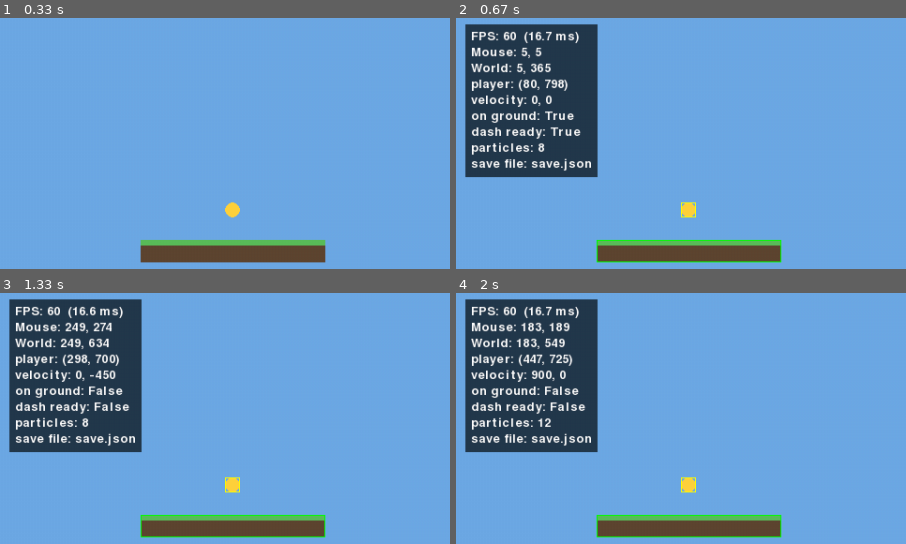
Above: before the commit, frames 1-4 (two rows, left to right).
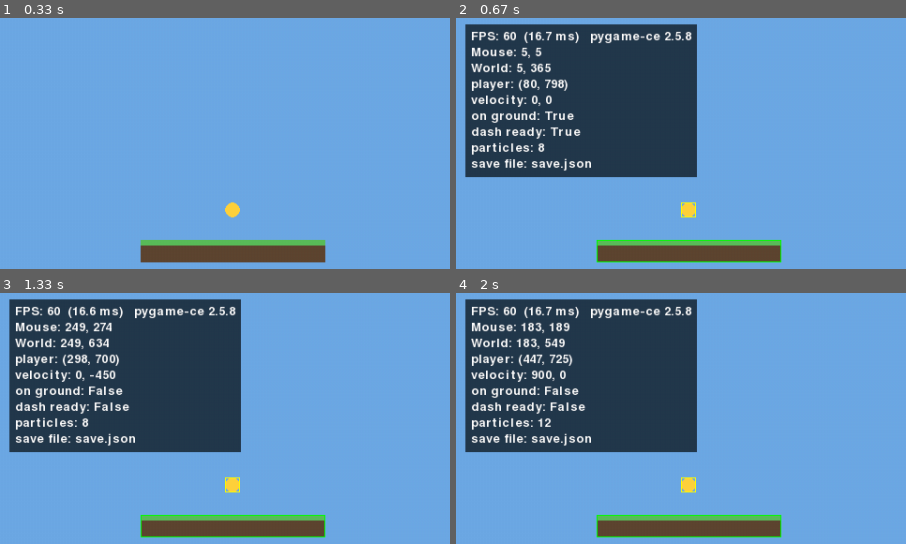
Above: after the commit, the same moments.

Repository: ethandadev/pygame-essentials
Game: pygame game, started from examples/platformer_demo.py
Same seed, same stepped clock (60 frames per second), same inputs: the game is played once before the commit and once after it.
Inputs (mouse positions are % of the whole screen's width and height, from its top left):
- Up to frame 1 (0.33 s): no input
- Up to frame 2 (0.67 s): tap F3 at 0.33 s
- Up to frame 3 (1.33 s): hold Right 0.67-1.13 s; move the mouse to (82, 47) at 0.7 s; tap Shift at 0.73, 1.03, 1.23 s; tap Right Shift at 0.82 s; hold Up from 1.17 s (still down); move the mouse to (26, 50) at 1.2 s
- Up to frame 4 (2 s): release Up at 1.47 s; hold Right 1.5-1.97 s; move the mouse to (19, 35) at 1.53 s; tap Shift at 1.57, 1.87 s
The pictures show only the part of the screen within x 0-50%, y 0-50%; the shares and areas given below are measured in that part.

Frame 1 is identical in both runs. In frame 2, 14% of the frame differs, in the area x 30-54%, y 2-64%; in frame 3, 14%; in frame 4, 14%.

Commit message:
Support pygame-ce by default and detect pygame clashes (0.2.0)
- Depend on pygame-ce>=2.4 instead of classic pygame; classic pygame 2.5+
  still works with --no-deps and is tested in CI
- Warn at import when both pygame and pygame-ce are installed, with the
  commands to fix it; clear ImportError when neither is installed
- Round decimal positions/sizes (Vector2, FRect) instead of truncating
- DebugOverlay shows which pygame is running
- Python 3.14 support; CI covers pygame-ce on 3.9-3.14 plus classic
  pygame 2.6.1, oldest classic pygame and oldest pygame-ce
- README: install notes, classic pygame usage, clash troubleshooting

Co-Authored-By: Claude Opus 5 <noreply@anthropic.com>

Diff:
--- a/pyproject.toml
+++ b/pyproject.toml
@@ -11,8 +11,8 @@
 license-files = ["LICENSE"]
 authors = [{ name = "ethandadev" }]
 requires-python = ">=3.9"
-dependencies = ["pygame>=2.5"]
-keywords = ["pygame", "game", "gamedev", "ui", "widgets", "gui", "camera", "particles", "animation", "spritesheet"]
+dependencies = ["pygame-ce>=2.4"]  # classic pygame 2.5+ also works: see the README
+keywords = ["pygame", "pygame-ce", "game", "gamedev", "ui", "widgets", "gui", "camera", "particles", "animation", "spritesheet"]
 classifiers = [
     "Development Status :: 4 - Beta",
     "Intended Audience :: Developers",
@@ -25,6 +25,7 @@
     "Programming Language :: Python :: 3.11",
     "Programming Language :: Python :: 3.12",
     "Programming Language :: Python :: 3.13",
+    "Programming Language :: Python :: 3.14",
     "Topic :: Games/Entertainment",
     "Topic :: Software Development :: Libraries :: pygame",
     "Typing :: Typed",
--- a/src/pygame_essentials/__init__.py
+++ b/src/pygame_essentials/__init__.py
@@ -8,9 +8,15 @@
 
 Hover over any class in your editor, or run ``help(pk.Button)``, to see how
 to use it with examples.
+
+Works with **pygame-ce** (installed by default) and classic **pygame**.
 """
 
-from .ui import (
+from ._compat import check_pygame
+
+check_pygame()  # clear errors/warnings for a missing or doubled-up pygame install
+
+from .ui import (  # noqa: E402
     Button, Checkbox, Dropdown, Label, ProgressBar, Slider, TextInput, Toggle,
     Widget, resolve_font,
 )
@@ -21,7 +27,7 @@
 from .save import SaveData, default_save_folder
 from .timing import Cooldown, Timer
 
-__version__ = "0.1.0"
+__version__ = "0.2.0"
 
 __all__ = [
     # UI
--- /dev/null
+++ b/src/pygame_essentials/_compat.py
@@ -0,0 +1,68 @@
+"""Works out which pygame is installed, so problems give a helpful message instead of a confusing crash.
+
+pygame-essentials works with both **pygame-ce** (recommended, installed by
+default) and classic **pygame**. The two can't be installed at the same time:
+both put their files in the same ``pygame`` folder, so having both leads to
+missing features and strange crashes. Importing pygame-essentials checks for
+that and warns you with the exact commands to fix it.
+"""
+
+from __future__ import annotations
+
+import warnings
+from typing import Optional
+
+try:
+    from importlib import metadata as _metadata
+except ImportError:  # pragma: no cover - Python < 3.8
+    _metadata = None  # type: ignore[assignment]
+
+FIX_COMMANDS = "pip uninstall -y pygame pygame-ce\n    pip install pygame-ce"
+
+
+def installed_version(distribution: str) -> Optional[str]:
+    """The installed version of a pip package, or ``None`` if it isn't installed."""
+    if _metadata is None:
+        return None
+    try:
+        return _metadata.version(distribution)
+    except _metadata.PackageNotFoundError:
+        return None
+
+
+def check_pygame():
+    """Import pygame, raising or warning with a clear explanation if the install is broken.
+
+    Returns:
+        The imported ``pygame`` module.
+
+    Raises:
+        ImportError: If neither pygame-ce nor pygame is installed.
+    """
+    try:
+        import pygame
+    except ImportError as exc:
+        raise ImportError(
+            "pygame-essentials needs pygame-ce (or classic pygame), but neither is installed.\n"
+            "Install it with:\n    pip install pygame-ce"
+        ) from exc
+
+    ce_version = installed_version("pygame-ce")
+    classic_version = installed_version("pygame")
+    if ce_version and classic_version:
+        warnings.warn(
+            f"Both pygame-ce {ce_version} and pygame {classic_version} are installed. They share the "
+            "same 'pygame' folder, which causes missing features and strange crashes. "
+            f"Keep just one. To use pygame-ce (recommended), run:\n    {FIX_COMMANDS}",
+            RuntimeWarning,
+            stacklevel=2,
+        )
+    return pygame
+
+
+def pygame_description() -> str:
+    """A short description of the running pygame, like ``"pygame-ce 2.5.8"`` or ``"pygame 2.6.1"``."""
+    import pygame
+
+    name = "pygame-ce" if getattr(pygame, "IS_CE", False) else "pygame"
+    return f"{name} {pygame.version.ver}"
--- a/src/pygame_essentials/debug.py
+++ b/src/pygame_essentials/debug.py
@@ -24,6 +24,7 @@
 
 import pygame
 
+from ._compat import pygame_description
 from .ui._base import Color, FontLike, resolve_font
 
 
@@ -32,7 +33,8 @@
 
     It shows:
 
-    * **FPS** (averaged, so it doesn't flicker) and frame time in milliseconds
+    * **FPS** (averaged, so it doesn't flicker), frame time in milliseconds,
+      and which pygame is running (like ``pygame-ce 2.5.8``)
     * **Mouse position** (also in world coordinates if you pass a camera to
       ``draw``)
     * **Watched values**: anything you add with :meth:`watch`
@@ -164,7 +166,10 @@
                 mouse's world position.
         """
         mx, my = pygame.mouse.get_pos()
-        out = [f"FPS: {self.fps:.0f}  ({self._frame_ms:.1f} ms)", f"Mouse: {mx}, {my}"]
+        out = [
+            f"FPS: {self.fps:.0f}  ({self._frame_ms:.1f} ms)   {pygame_description()}",
+            f"Mouse: {mx}, {my}",
+        ]
         if camera is not None:
             wx, wy = camera.to_world((mx, my))
             out.append(f"World: {wx:.0f}, {wy:.0f}")
--- a/src/pygame_essentials/ui/_base.py
+++ b/src/pygame_essentials/ui/_base.py
@@ -97,7 +97,8 @@
 
     Args:
         pos: Where to place the widget, in pixels. By default this is the
-            **top-left corner**. Change that with ``anchor``.
+            **top-left corner**. Change that with ``anchor``. Decimal
+            positions (like a ``Vector2`` or ``FRect.center``) are rounded.
         size: ``(width, height)`` in pixels.
         anchor: Which point of the widget ``pos`` refers to. One of
             ``"topleft"`` (default), ``"center"``, ``"midtop"``,
@@ -135,8 +136,8 @@
             raise ValueError(
                 f"anchor must be one of {', '.join(_ANCHORS)} (got {anchor!r})"
             )
-        self.rect = pygame.Rect(0, 0, int(size[0]), int(size[1]))
-        setattr(self.rect, anchor, (int(pos[0]), int(pos[1])))
+        self.rect = pygame.Rect(0, 0, round(size[0]), round(size[1]))
+        setattr(self.rect, anchor, (round(pos[0]), round(pos[1])))
         self.anchor = anchor
         self.visible = visible
         self.enabled = enabled
@@ -152,7 +153,7 @@
     def _resize(self, size: Sequence[float]) -> None:
         """Change the size while keeping the anchor point in place."""
         point = getattr(self.rect, self.anchor)
-        self.rect.size = (int(size[0]), int(size[1]))
+        self.rect.size = (round(size[0]), round(size[1]))
         setattr(self.rect, self.anchor, point)
 
     def _track_click(self, event: pygame.event.Event) -> bool:
--- /dev/null
+++ b/tests/test_compat.py
@@ -0,0 +1,76 @@
+"""pygame-ce / classic pygame compatibility checks."""
+
+import sys
+import warnings
+
+import pygame
+import pytest
+
+import pygame_essentials as pk
+from pygame_essentials import _compat
+
+
+def fake_versions(monkeypatch, **versions):
+    monkeypatch.setattr(_compat, "installed_version", lambda dist: versions.get(dist.replace("-", "_")))
+
+
+def test_warns_when_both_pygames_are_installed(monkeypatch):
+    fake_versions(monkeypatch, pygame_ce="2.5.8", pygame="2.6.1")
+    with pytest.warns(RuntimeWarning, match="Both pygame-ce 2.5.8 and pygame 2.6.1") as record:
+        _compat.check_pygame()
+    assert "pip uninstall -y pygame pygame-ce" in str(record[0].message)
+
+
+@pytest.mark.parametrize("versions", [{"pygame_ce": "2.5.8"}, {"pygame": "2.6.1"}])
+def test_no_warning_with_just_one_pygame(monkeypatch, versions):
+    fake_versions(monkeypatch, **versions)
+    with warnings.catch_warnings():
+        warnings.simplefilter("error")
+        assert _compat.check_pygame() is pygame
+
+
+def test_helpful_error_when_pygame_is_missing(monkeypatch):
+    monkeypatch.setitem(sys.modules, "pygame", None)  # makes "import pygame" fail
+    with pytest.raises(ImportError, match="pip install pygame-ce"):
+        _compat.check_pygame()
+
+
+def test_real_environment_has_only_one_pygame():
+    """The environment running the tests must not have the clash we warn about."""
+    assert not (_compat.installed_version("pygame-ce") and _compat.installed_version("pygame"))
+
+
+def test_pygame_description_names_the_running_pygame():
+    text = _compat.pygame_description()
+    expected = "pygame-ce" if getattr(pygame, "IS_CE", False) else "pygame"
+    assert text == f"{expected} {pygame.version.ver}"
+
+
+def test_debug_overlay_shows_pygame_version():
+    assert _compat.pygame_description() in pk.DebugOverlay().lines()[0]
+
+
+def test_decimal_positions_are_rounded():
+    button = pk.Button((10.7, 20.2), size=(50.6, 20.4))
+    assert button.rect == pygame.Rect(11, 20, 51, 20)
+    label = pk.Label(pygame.Vector2(99.6, 0.4), "x", anchor="center")
+    assert label.rect.center == (100, 0)
+
+
+@pytest.mark.skipif(not hasattr(pygame, "FRect"), reason="FRect only exists in pygame-ce")
+def test_pygame_ce_frect_support():
+    fr = pygame.FRect(10.6, 20.4, 30, 40)
+    cam = pk.Camera((300, 300))
+    assert cam.apply(fr) == pygame.Rect(11, 20, 30, 40)
+    assert cam.is_visible(fr)
+
+    class Sprite(pygame.sprite.Sprite):
+        rect = pygame.FRect(500.5, 500.5, 10, 10)
+
+    cam.follow(Sprite())
+    cam.update(0.016)
+    assert cam.position == pygame.Vector2(505.5 - 150, 505.5 - 150)
+
+    debug = pk.DebugOverlay(visible=True)
+    debug.draw_rect(fr)
+    debug.draw(pygame.Surface((300, 300)), camera=cam)
Not shown, changed: README.md
Not shown, changed: .github/workflows/publish.yml
Not shown, changed: .github/workflows/tests.yml
Not shown, changed: .gitignore
Not shown, changed: CHANGELOG.md
